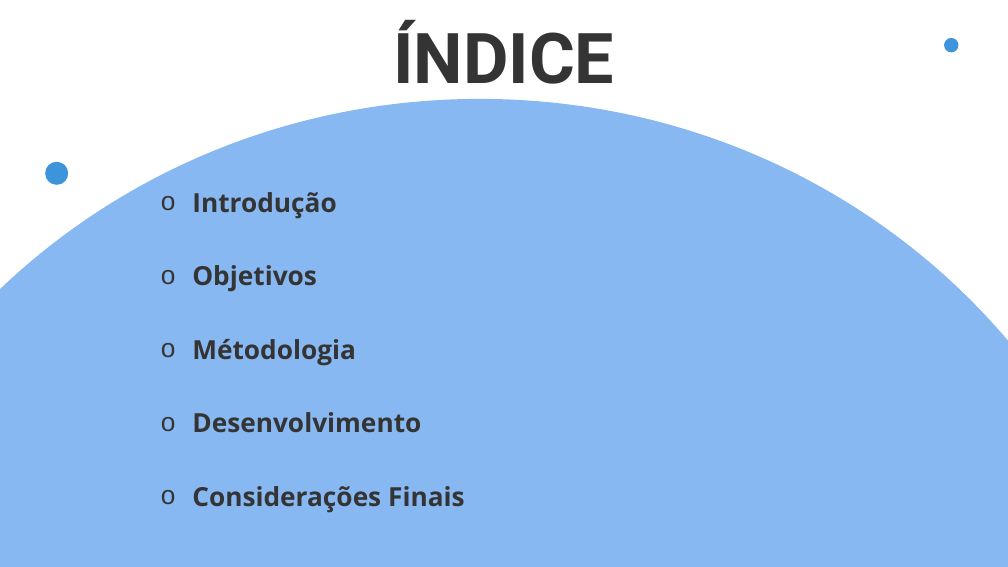
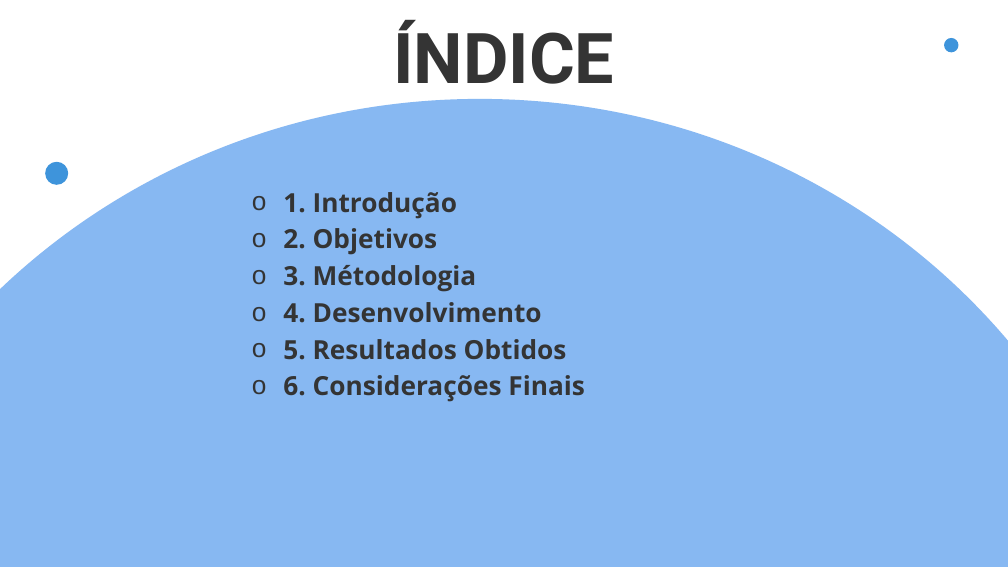
Before and after one commit to ALVESONIXX/Website-Autismo, a slide deck: slide 3 of DOCUMENTACAO/TCC-Final.pptx. Drawn at 1008x567 pixels with LibreOffice and Linux fonts; fonts in the diff are those of the drawing. Boxes give left, top, right and bottom in pixels: in the first picture for what was removed or moved away, otherwise in the second. Text is boxed around its words. In the diff, an @@ line names an element or a change of style, - is before the commit and + after.

```diff
--- a/DOCUMENTACAO/TCC-Final.pptx
+++ b/DOCUMENTACAO/TCC-Final.pptx
@@ text at [283, 192, 585, 402]: text changed @@
-o Introdução
-o Objetivos
-o Métodologia
-o Desenvolvimento
-o Considerações Finais
+o 1. Introdução
+o 2. Objetivos
+o 3. Métodologia
+o 4. Desenvolvimento
+o 5. Resultados Obtidos
+o 6. Considerações Finais
```
Also in this commit, not shown: 2 other slides changed, 1 slide added, 3 other files.
